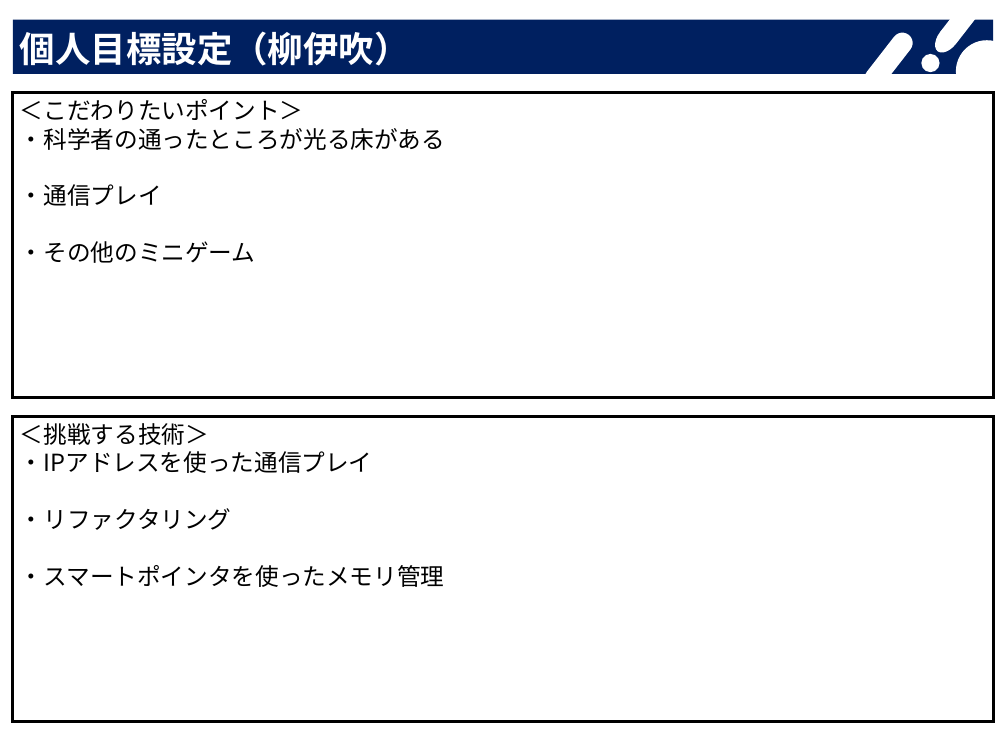
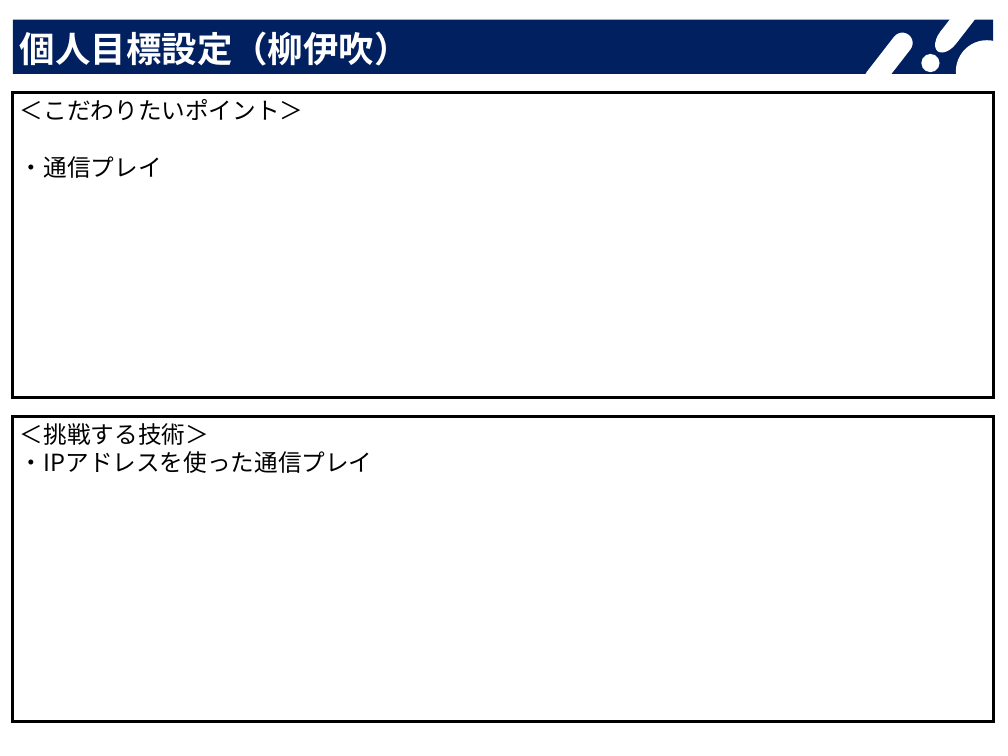
Before and after one commit to thimokasu/2026_Summer_GameDev, a slide deck: slide 5 of ゲーム概要書V2_252_長﨑柊磨.pptx (slide 4 before the commit). Drawn at 1008x756 pixels with LibreOffice and Linux fonts; fonts in the diff are those of the drawing. Boxes give left, top, right and bottom in pixels: in the first picture for what was removed or moved away, otherwise in the second. Text is boxed around its words. In the diff, an @@ line names an element or a change of style, - is before the commit and + after.

Commit message:
企画書柳完了

```diff
--- a/ゲーム概要書V2_252_長﨑柊磨.pptx
+++ b/ゲーム概要書V2_252_長﨑柊磨.pptx
@@ text in rectangle at (20,128,445,150): paragraph removed @@
-・科学者の通ったところが光る床がある
@@ text in rectangle at (20,241,256,263): paragraph removed @@
-・その他のミニゲーム
@@ text in rectangle at (20,508,445,587): paragraphs removed @@
-・リファクタリング
-・スマートポインタを使ったメモリ管理
```
